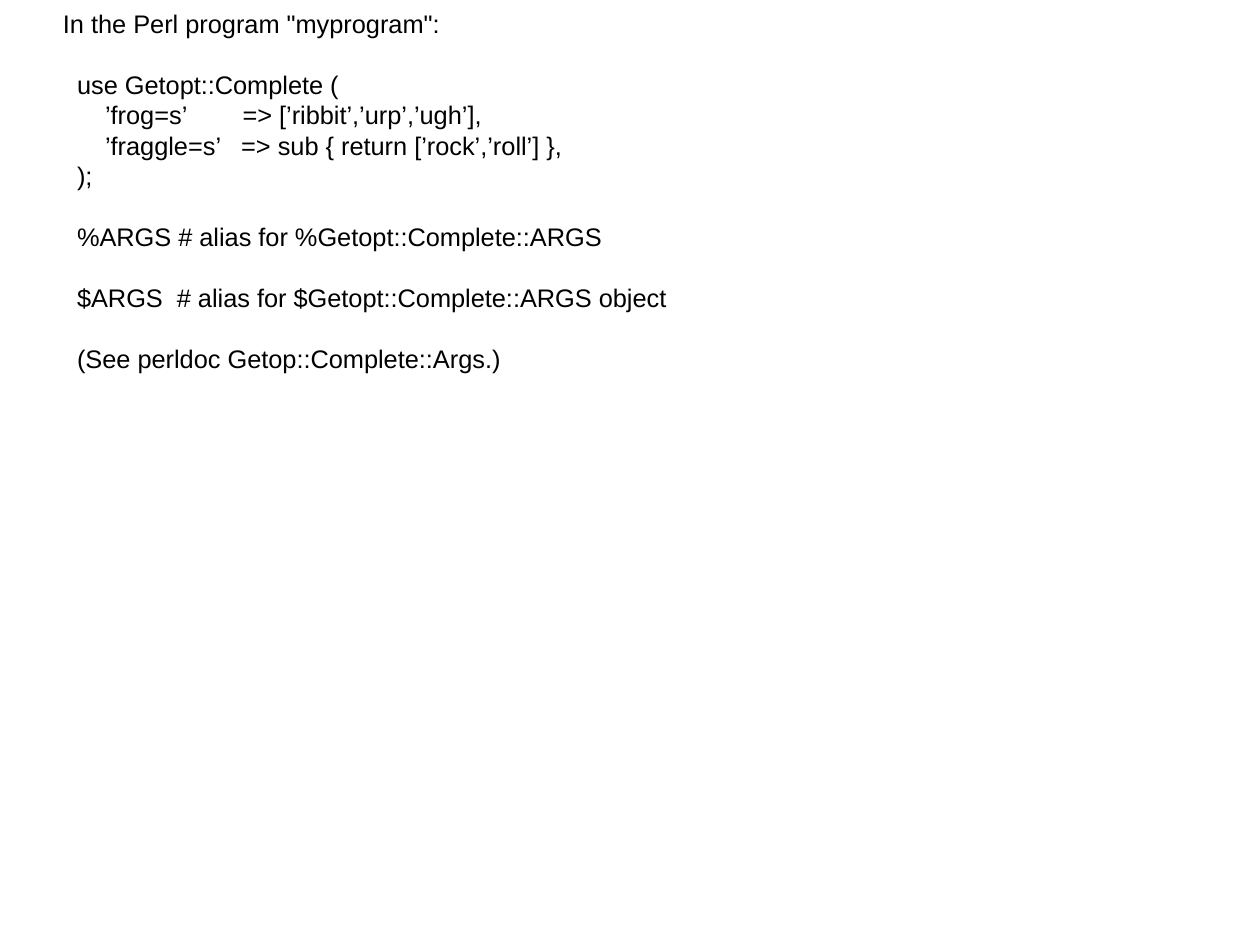
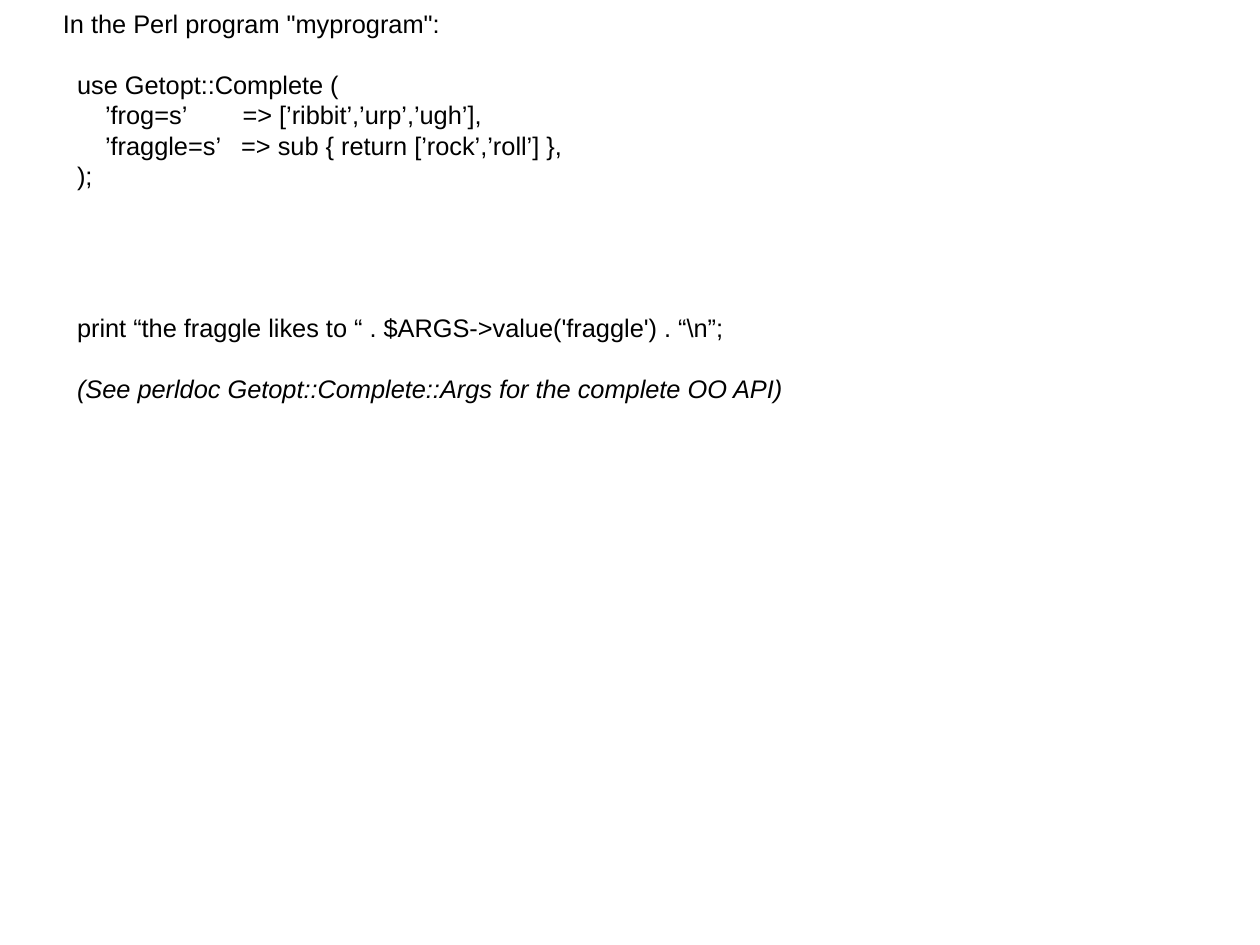
Before and after one commit to ssmith-wustl/Getopt-Complete, a slide deck: slide 35 of doc/getopt-complete.odp (slide 26 before the commit). Drawn at 1260x945 pixels with LibreOffice and Linux fonts; fonts in the diff are those of the drawing. Boxes give left, top, right and bottom in pixels: in the first picture for what was removed or moved away, otherwise in the second. Text is boxed around its words. In the diff, an @@ line names an element or a change of style, - is before the commit and + after.

```diff
--- a/doc/getopt-complete.odp
+++ b/doc/getopt-complete.odp
@@ subtitle at (x1=77, y1=318, x2=782, y2=404): text changed @@
-%ARGS # alias for %Getopt::Complete::ARGS
-$ARGS # alias for $Getopt::Complete::ARGS object
-(See perldoc Getop::Complete::Args.)
+print “the fraggle likes to “ . $ARGS->value('fraggle') . “\n”;
+(See perldoc Getopt::Complete::Args for the complete OO API)
```
Also in this commit, not shown: 15 other slides changed, 9 slides added, 1 other file.
